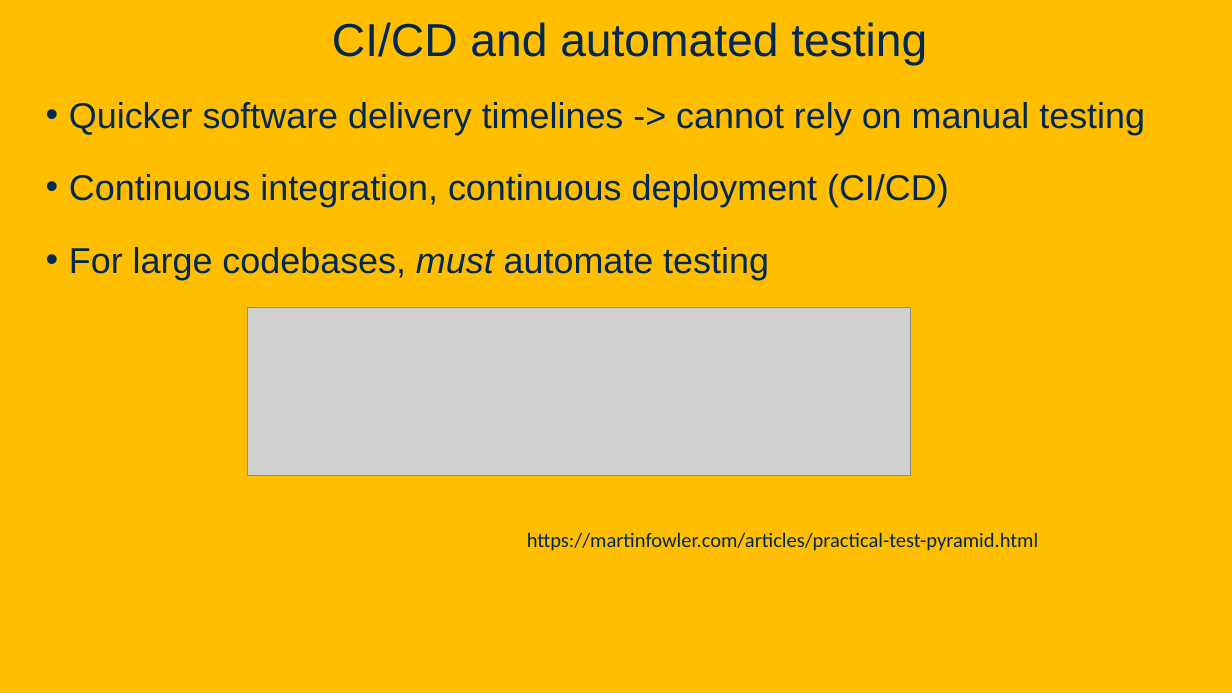
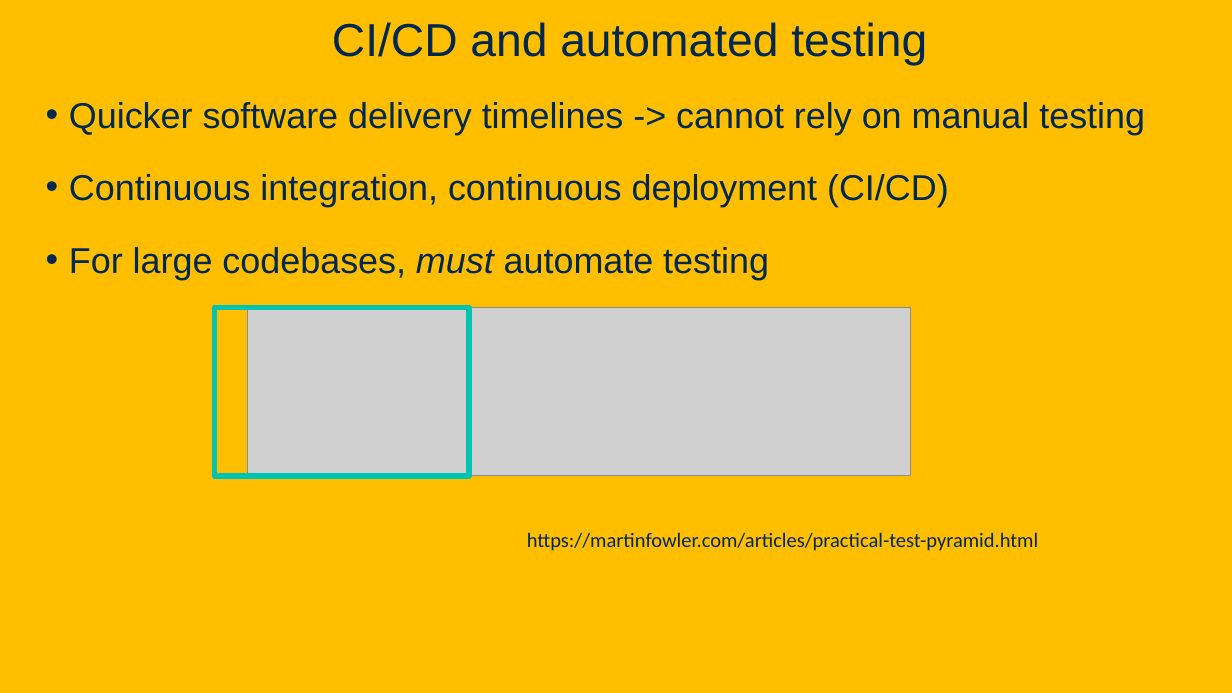
Before and after one commit to davsec-teaching/ECS160-Winter2025, a slide deck: slide 5 of slides/4_unit_testing_mocking_frameworks_CI.pptx (slide 2 before the commit). Drawn at 1232x693 pixels with LibreOffice and Linux fonts; fonts in the diff are those of the drawing; grey boxes stand for pictures; background and template pictures are left out. Boxes give left, top, right and bottom in pixels: in the first picture for what was removed or moved away, otherwise in the second. Text is boxed around its words. In the diff, an @@ line names an element or a change of style, - is before the commit and + after.

Commit message:
updated slides for unit testing and CI

```diff
--- a/slides/4_unit_testing_mocking_frameworks_CI.pptx
+++ b/slides/4_unit_testing_mocking_frameworks_CI.pptx
@@ rectangle added at bbox=[214, 308, 470, 476], outline #00C4B2 4.5 pt @@
```
Also in this commit, not shown: 4 other slides changed, 13 slides added.
